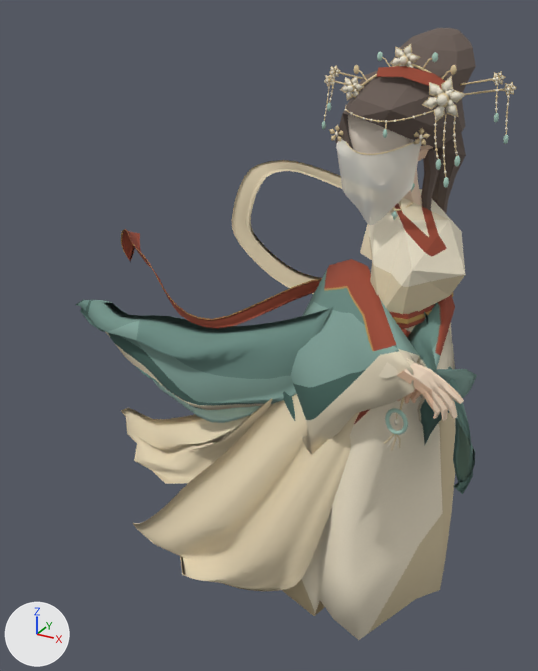
A saved change to the OBJ model 场景工程_美术重制/assets/luoshen-characters/luoshen/luoshen.obj.
One viewpoint serves both versions: a 50 mm lens placed at (0.7, -1.97, 1.83), pointed at (-0.38, 0.01, 0.84). Every picture has the same lights, and +X, +Y and +Z are marked at lower left. The first picture is the older version. Where no turn or scale is listed for an object, it has been applied to the vertices. Vertices at exactly the same position are counted once.

In view in the first picture: 'HEAD_High_bun', 'HEAD_Swept_front_hair', 'JEWEL_Face_Gauze', 'MODEL_far_wide_sleeve', 'MODEL_near_wide_sleeve', 'MODEL_skirt', 'MODEL_torso', 'RIBBON_Gold_cloud', 'RIBBON_Vermilion_cloud', 'SKIRT_Cloud_train', 'SKIRT_Cloud_upper', 'SLEEVE_Cloud_loft' and 38 more.
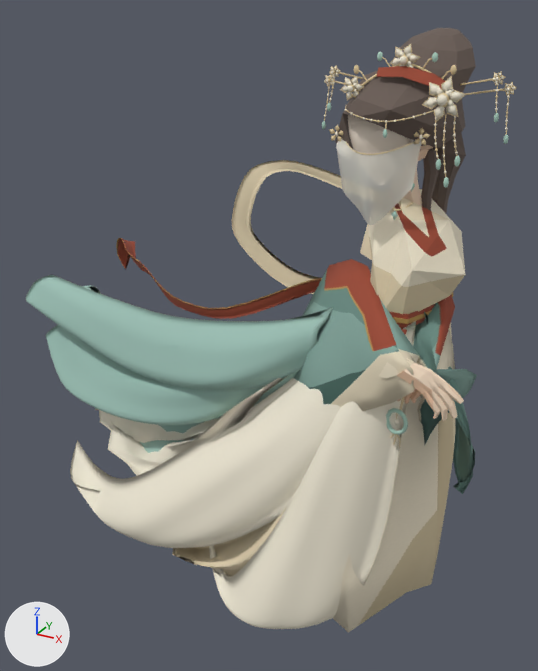
Location of each change, [x1, y1, x2, y2] in pixels of the pictures (538 x 671 px; the box of a moved part takes in the faces that stretch with it):
'MODEL_skirt', reshaped: before [282, 323, 456, 640]; after [333, 323, 456, 633]
'SKIRT_Cloud_train', reshaped (mostly hidden afterwards): before [133, 327, 409, 591]; after [172, 327, 401, 576]
'AIRY_Ivory_windward', added: after [70, 378, 340, 548]
'AIRY_Ivory_front', added: after [209, 321, 416, 629]
'AIRY_Sleeve_upper', added (green): after [26, 275, 331, 391]
'SLEEVE_Cloud_loft', surface changed: [169, 308, 333, 347] in both
'AIRY_Sleeve_lower', added (green): after [45, 325, 298, 425]
'SKIRT_Cloud_upper', recoloured, reshaped: before [121, 399, 272, 484]; after [95, 376, 288, 476]
'RIBBON_Vermilion_cloud', reshaped (19% shorter): before [122, 229, 321, 329]; after [118, 238, 321, 319]
'AIRY_Jade_split_train', added (mostly hidden): after [140, 396, 268, 453]
part 1 of me_model_skirt, moved or reshaped: before [282, 400, 455, 640]; after [333, 403, 453, 633]
part 3 of me_skirt_cloud_train, moved or reshaped: before [133, 461, 325, 591]; after [172, 520, 276, 576]
part 5 of me_sleeve_cloud_loft, moved or reshaped (mostly hidden afterwards): before [76, 300, 333, 410]; after [82, 285, 333, 347]

The change, as a diff of the scene's bpy script:
```diff
--- a/场景工程_美术重制/assets/luoshen-characters/luoshen/luoshen.obj.py
+++ b/场景工程_美术重制/assets/luoshen-characters/luoshen/luoshen.obj.py
@@ mat_wind_sleeve @@
 mat_wind_sleeve = principled_material('Wind_Sleeve')
-mat_wind_sleeve.texture = img_dress_near_sleeve_png
+mat_wind_sleeve.texture = img_airy_jade_png
 mat_wind_sleeve.roughness = 0.89
@@ me_model_skirt @@
-me_model_skirt.from_pydata(...)  # 146 vertices, 288 faces; spans x -0.505..0.275, y -0.396..0.385, z 0.004..1.115
+me_model_skirt.from_pydata(...)  # 146 vertices, 288 faces; spans x -0.53..0.25, y -0.415..0.404, z 0.009..1.115
+# me_model_skirt part 1: 102 of 146 vertices moved; they spanned x -0.505..0.275, y -0.396..0.385, z 0.004..0.916 and now span x -0.53..0.25, y -0.415..0.404, z 0.009..0.916; mean shift (-0.016, 0.0, 0.01); largest move (-0.414, 0.222, 0.13) -> (-0.441, 0.202, 0.164)
 me_model_skirt.materials.append(mat_wind_innerskirt)
@@ me_ribbon_vermilion_cloud @@
-me_ribbon_vermilion_cloud.from_pydata(...)  # 330 vertices, 656 faces; spans x -1.093..-0.033, y -0.154..0.177, z 0.894..1.105
+me_ribbon_vermilion_cloud.from_pydata(...)  # 330 vertices, 656 faces; spans x -1.133..-0.033, y -0.148..0.195, z 0.898..1.071
+# me_ribbon_vermilion_cloud part 2: 290 of 330 vertices moved; they spanned x -1.093..-0.22, y -0.154..0.177, z 0.894..1.105 and now span x -1.133..-0.221, y -0.148..0.195, z 0.898..1.064; mean shift (-0.029, 0.013, -0.017); largest move (-1.004, 0.086, 1.091) -> (-1.043, 0.104, 1.049)
 me_ribbon_vermilion_cloud.materials.append(mat_wind_redribbon)
@@ me_skirt_cloud_train @@
-me_skirt_cloud_train.from_pydata(...)  # 396 vertices, 788 faces; spans x -0.827..0.158, y -0.372..-0.175, z 0.021..1.084
+me_skirt_cloud_train.from_pydata(...)  # 396 vertices, 788 faces; spans x -0.872..0.158, y -0.374..-0.175, z 0.015..1.084
+# me_skirt_cloud_train part 3: 198 of 396 vertices moved; they spanned x -0.827..-0.041, y -0.372..-0.227, z 0.021..0.414 and now span x -0.872..-0.041, y -0.374..-0.214, z 0.015..0.415; mean shift (-0.016, -0.001, 0.02); largest move (-0.438, -0.307, 0.038) -> (-0.458, -0.335, 0.127)
 me_skirt_cloud_train.materials.append(mat_wind_lowerskirt)
@@ me_skirt_cloud_upper @@
-me_skirt_cloud_upper.from_pydata(...)  # 210 vertices, 416 faces; spans x -1.032..0.025, y -0.215..0.005, z 0.222..1.071
-me_skirt_cloud_upper.materials.append(mat_wind_upperskirt)  # picture img_cloth_ivory_png
+me_skirt_cloud_upper.from_pydata(...)  # 210 vertices, 416 faces; spans x -1.057..0.025, y -0.331..-0.074, z 0.277..1.071
+# me_skirt_cloud_upper part 4: 196 of 210 vertices moved; they spanned x -1.032..-0.019, y -0.215..0.005, z 0.222..0.999 and now span x -1.057..-0.022, y -0.331..-0.074, z 0.277..1.006; mean shift (-0.022, -0.085, 0.055); largest move (-0.95, -0.027, 0.275) -> (-0.975, -0.138, 0.385)
+me_skirt_cloud_upper.materials.append(mat_airy_ivoryupper)  # picture img_airy_ivory_png
@@ me_sleeve_cloud_loft @@
-me_sleeve_cloud_loft.from_pydata(...)  # 308 vertices, 612 faces; spans x -1.204..-0.066, y -0.24..0.034, z 0.59..1.07
+me_sleeve_cloud_loft.from_pydata(...)  # 308 vertices, 612 faces; spans x -1.249..-0.066, y -0.26..0.056, z 0.676..1.07
+# me_sleeve_cloud_loft part 5: 294 of 308 vertices moved; they spanned x -1.204..-0.096, y -0.24..0.034, z 0.59..1.048 and now span x -1.249..-0.099, y -0.26..0.056, z 0.676..1.047; mean shift (-0.046, -0.01, 0.031); largest move (-0.582, -0.147, 0.593) -> (-0.644, -0.181, 0.686)
 me_sleeve_cloud_loft.materials.append(mat_wind_sleeve)
@@ ob_airy_sleeve_upper @@
+ob_airy_sleeve_upper = bpy.data.objects.new('AIRY_Sleeve_upper', me_airy_sleeve_upper)  # 650 vertices, 1296 faces; spans x -1.36..-0.06, y -0.333..-0.03, z 0.671..1.055; in mat_airy_jadesleevea (picture img_airy_jade_png)
+ob_airy_sleeve_upper.location = (0.0, 0.0, 0.0)
@@ ob_airy_sleeve_lower @@
+ob_airy_sleeve_lower = bpy.data.objects.new('AIRY_Sleeve_lower', me_airy_sleeve_lower)  # 650 vertices, 1296 faces; spans x -1.31..-0.07, y -0.287..-0.01, z 0.508..0.94; in mat_airy_jadesleeveb (picture img_airy_jade_png)
+ob_airy_sleeve_lower.location = (0.0, 0.0, 0.0)
@@ ob_airy_jade_split_train @@
+ob_airy_jade_split_train = bpy.data.objects.new('AIRY_Jade_split_train', me_airy_jade_split_train)  # 806 vertices, 1608 faces; spans x -1.209..-0.029, y -0.225..0.08, z 0.305..1.06; in mat_airy_jadetrain (picture img_airy_jade_png)
+ob_airy_jade_split_train.location = (0.0, 0.0, 0.0)
@@ ob_airy_ivory_windward @@
+ob_airy_ivory_windward = bpy.data.objects.new('AIRY_Ivory_windward', me_airy_ivory_windward)  # 806 vertices, 1608 faces; spans x -1.16..0.121, y -0.4..-0.13, z 0.115..1.075; in mat_airy_ivorywindward (picture img_airy_ivory_png)
+ob_airy_ivory_windward.location = (0.0, 0.0, 0.0)
@@ ob_airy_ivory_front @@
+ob_airy_ivory_front = bpy.data.objects.new('AIRY_Ivory_front', me_airy_ivory_front)  # 806 vertices, 1608 faces; spans x -0.48..0.181, y -0.455..-0.2, z 0.065..1.08; in mat_airy_ivoryfront (picture img_airy_ivory_png)
+ob_airy_ivory_front.location = (0.0, 0.0, 0.0)
```
